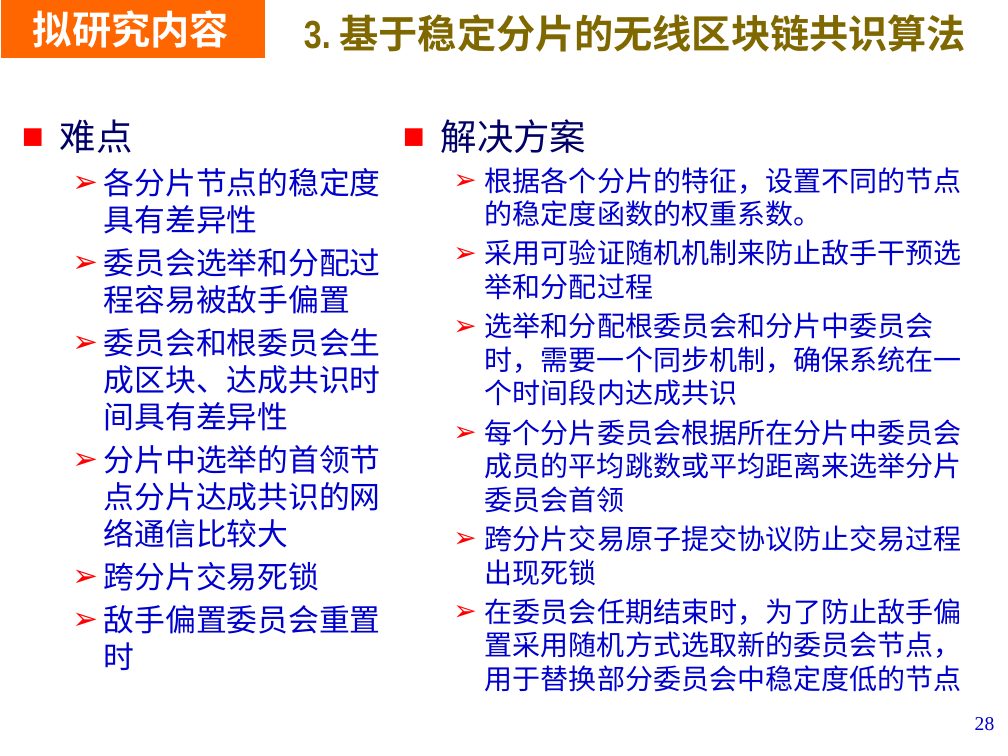
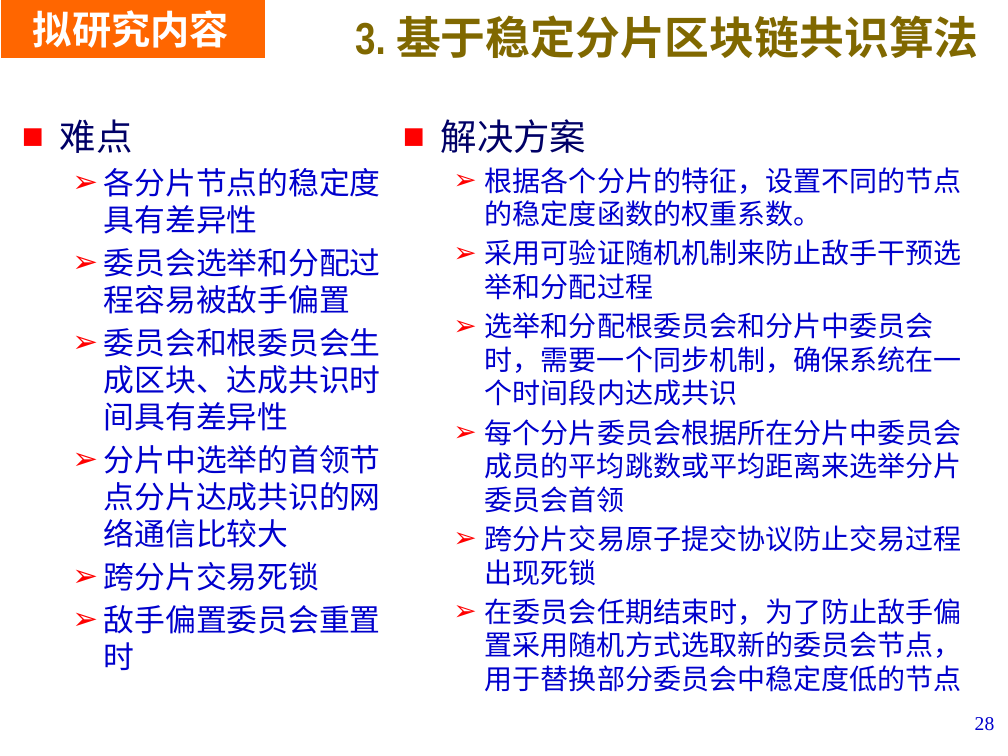
Before and after one commit to LiZhang2021/Blockchain, a slide deck: slide 28 of Doc/PHD_Papers/Thesis_Proposal/开题V2.pptx. Drawn at 1008x756 pixels with LibreOffice and Linux fonts; fonts in the diff are those of the drawing; background and template pictures are left out. Boxes give left, top, right and bottom in pixels: in the first picture for what was removed or moved away, otherwise in the second. Text is boxed around its words. In the diff, an @@ line names an element or a change of style, - is before the commit and + after.

```diff
--- a/Doc/PHD_Papers/Thesis_Proposal/开题V2.pptx
+++ b/Doc/PHD_Papers/Thesis_Proposal/开题V2.pptx
@@ text at <box>355,15,979,58</box>: text changed; size 28 to 32 pt @@
-3. 基于稳定分片的无线区块链共识算法
+3. 基于稳定分片区块链共识算法
```
Also in this commit, not shown: 8 other slides changed, 5 other files.
